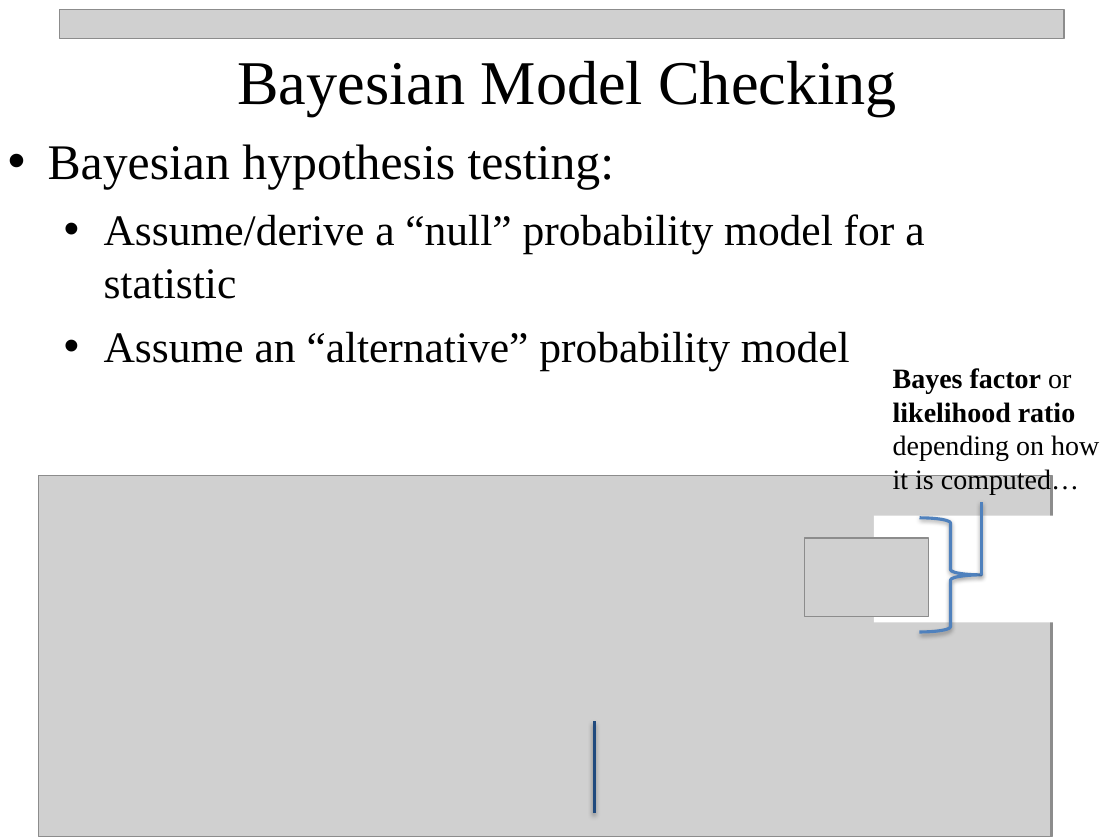
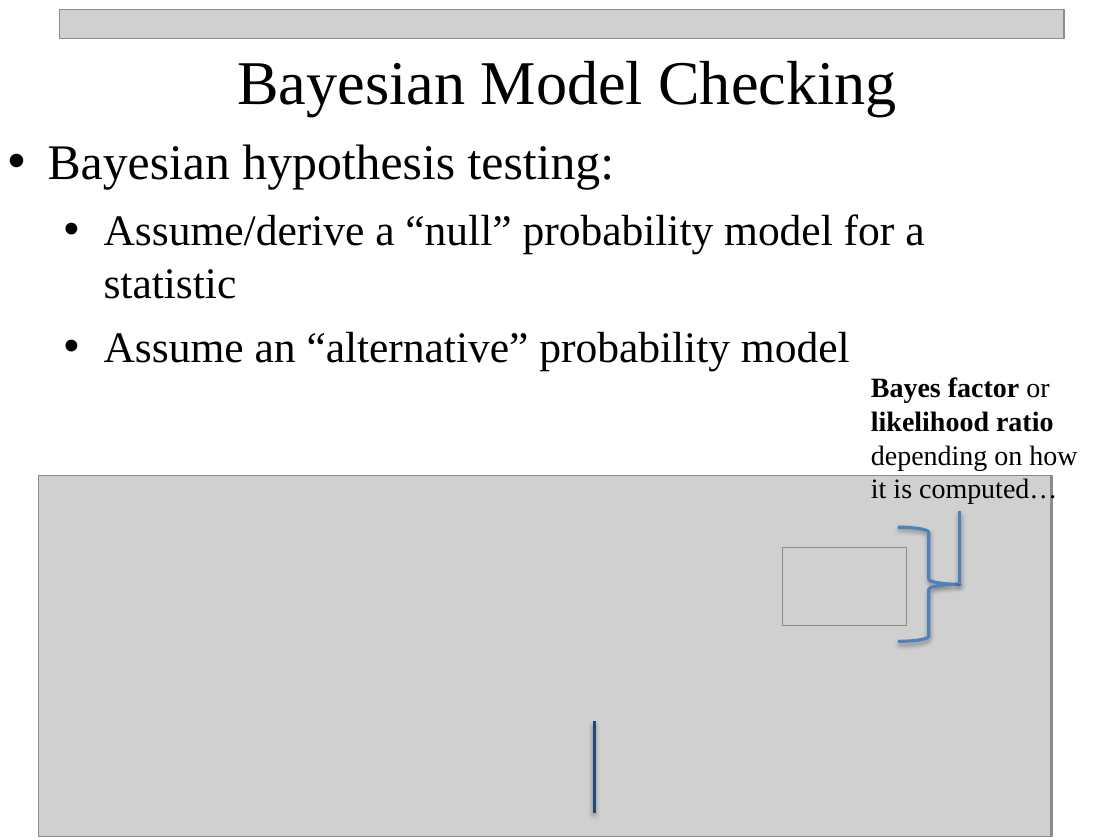
Before and after one commit to npetraco/MAT302, a slide deck: slide 26 of Notes/1_Intro_Bayesian_Perspectives.pptx (slide 27 before the commit). Drawn at 1120x840 pixels with LibreOffice and Linux fonts; fonts in the diff are those of the drawing; grey boxes stand for pictures. Boxes give left, top, right and bottom in pixels: in the first picture for what was removed or moved away, otherwise in the second. Text is boxed around its words. In the diff, an @@ line names an element or a change of style, - is before the commit and + after.

```diff
--- a/Notes/1_Intro_Bayesian_Perspectives.pptx
+++ b/Notes/1_Intro_Bayesian_Perspectives.pptx
@@ rectangle removed at [874,515,1065,622] @@
@@ 1 picture, 1 text, 1 right brace, 1 line: place and size @@
-1 picture, 1 text, 1 right brace, 1 line at [804,368,1099,632]
+1 picture, 1 text, 1 right brace, 1 line at [783,377,1077,642]
```
Also in this commit, not shown: 7 other slides changed, 1 slide added.
